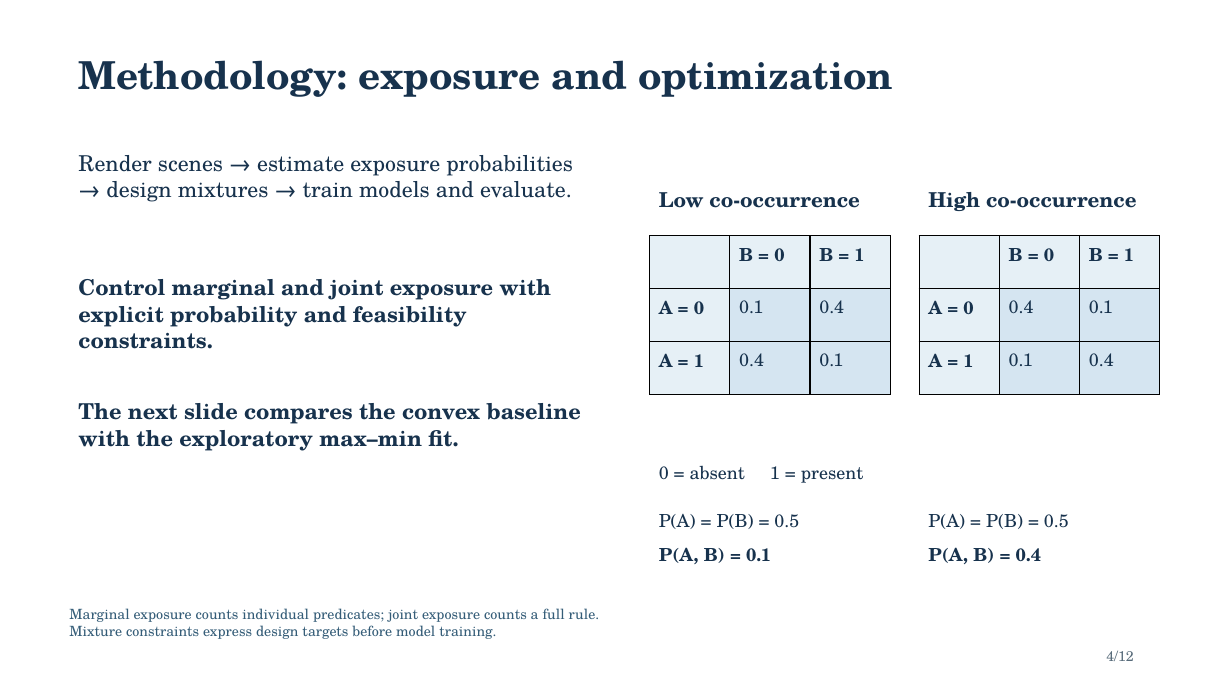
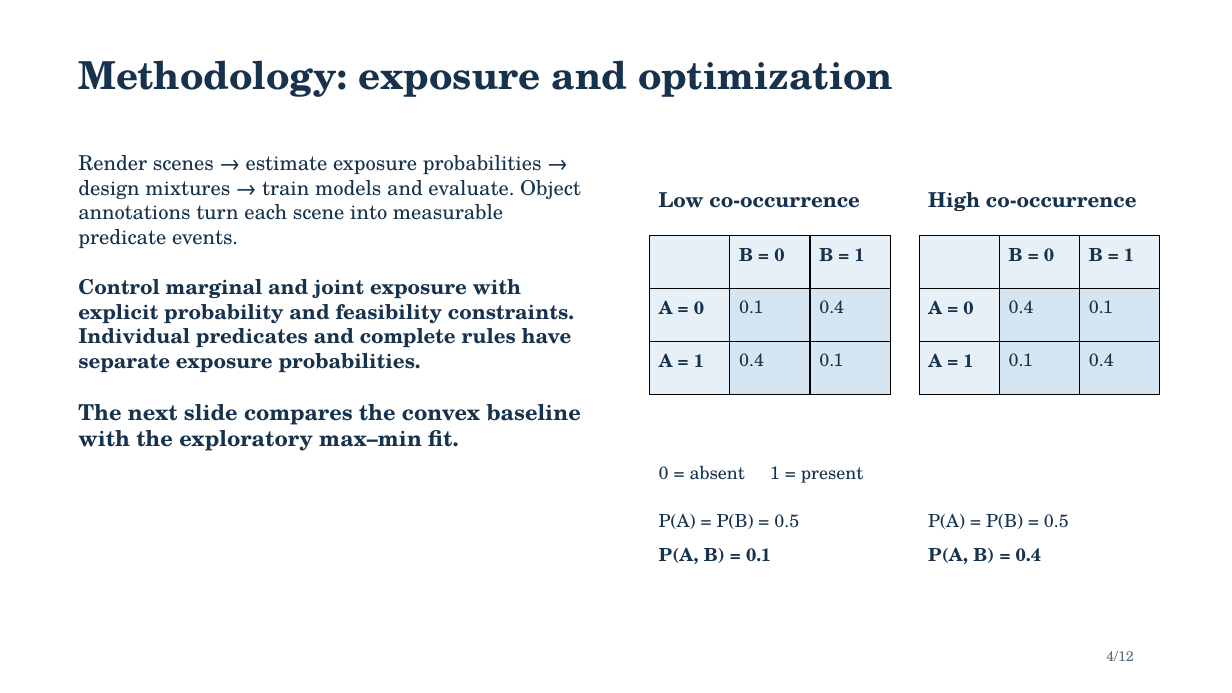
Before and after one commit to Space-Dev0/muadib, a slide deck: slide 4 of presentation/powerpoint/submission-final.pptx. Drawn at 1232x693 pixels with LibreOffice and Linux fonts; fonts in the diff are those of the drawing. Boxes give left, top, right and bottom in pixels: in the first picture for what was removed or moved away, otherwise in the second. Text is boxed around its words. In the diff, an @@ line names an element or a change of style, - is before the commit and + after.

```diff
--- a/presentation/powerpoint/submission-final.pptx
+++ b/presentation/powerpoint/submission-final.pptx
@@ text at [78, 155, 581, 248]: text changed; size 17 to 16 pt @@
-Render scenes → estimate exposure probabilities → design mixtures → train models and evaluate.
+Render scenes → estimate exposure probabilities → design mixtures → train models and evaluate. Object annotations turn each scene into measurable predicate events.
@@ text at [78, 279, 574, 372]: text changed; size 17 to 16 pt @@
-Control marginal and joint exposure with explicit probability and feasibility constraints.
+Control marginal and joint exposure with explicit probability and feasibility constraints. Individual predicates and complete rules have separate exposure probabilities.
@@ text removed at [69, 608, 600, 639] @@
-Marginal exposure counts individual predicates; joint exposure counts a full rule.
-Mixture constraints express design targets before model training.
```
Also in this commit, not shown: 11 other slides changed, 2 other files.
